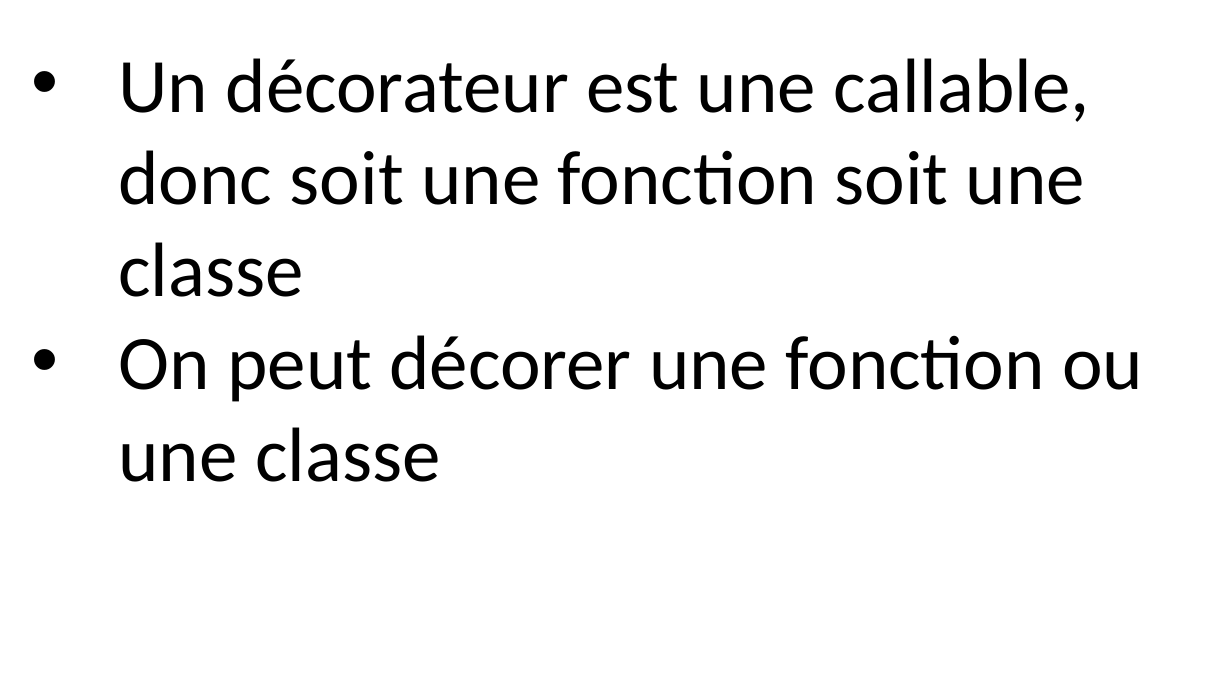
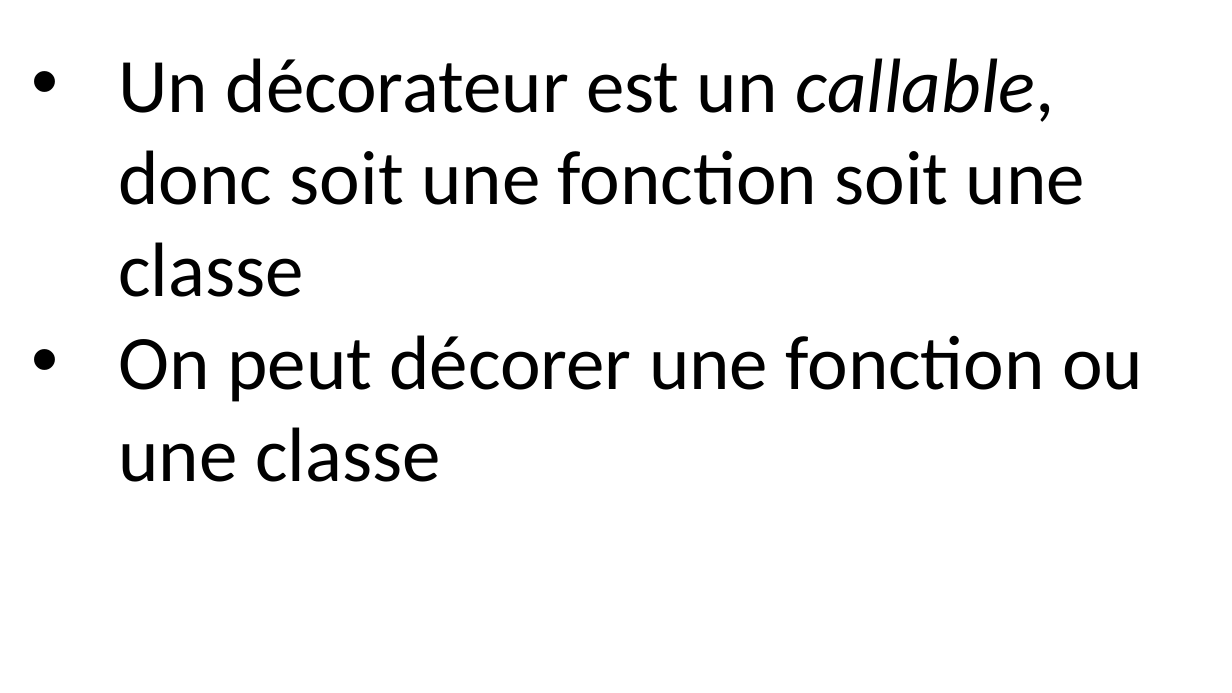
Before and after one commit to parmentelat/flotpython-archive, a slide deck: slide 11 of semaine7/CO12AL-W7-VIDEO02-SLIDE01.pptx. Drawn at 1232x693 pixels with LibreOffice and Linux fonts; fonts in the diff are those of the drawing. Boxes give left, top, right and bottom in pixels: in the first picture for what was removed or moved away, otherwise in the second. Text is boxed around its words. In the diff, an @@ line names an element or a change of style, - is before the commit and + after.

Commit message:
fixed typos improved presentation

```diff
--- a/semaine7/CO12AL-W7-VIDEO02-SLIDE01.pptx
+++ b/semaine7/CO12AL-W7-VIDEO02-SLIDE01.pptx
@@ text at box(118, 58, 1085, 297): text changed @@
-• Un décorateur est une callable, donc soit une fonction soit une classe
+• Un décorateur est un callable, donc soit une fonction soit une classe
```
Also in this commit, not shown: 1 other file.
